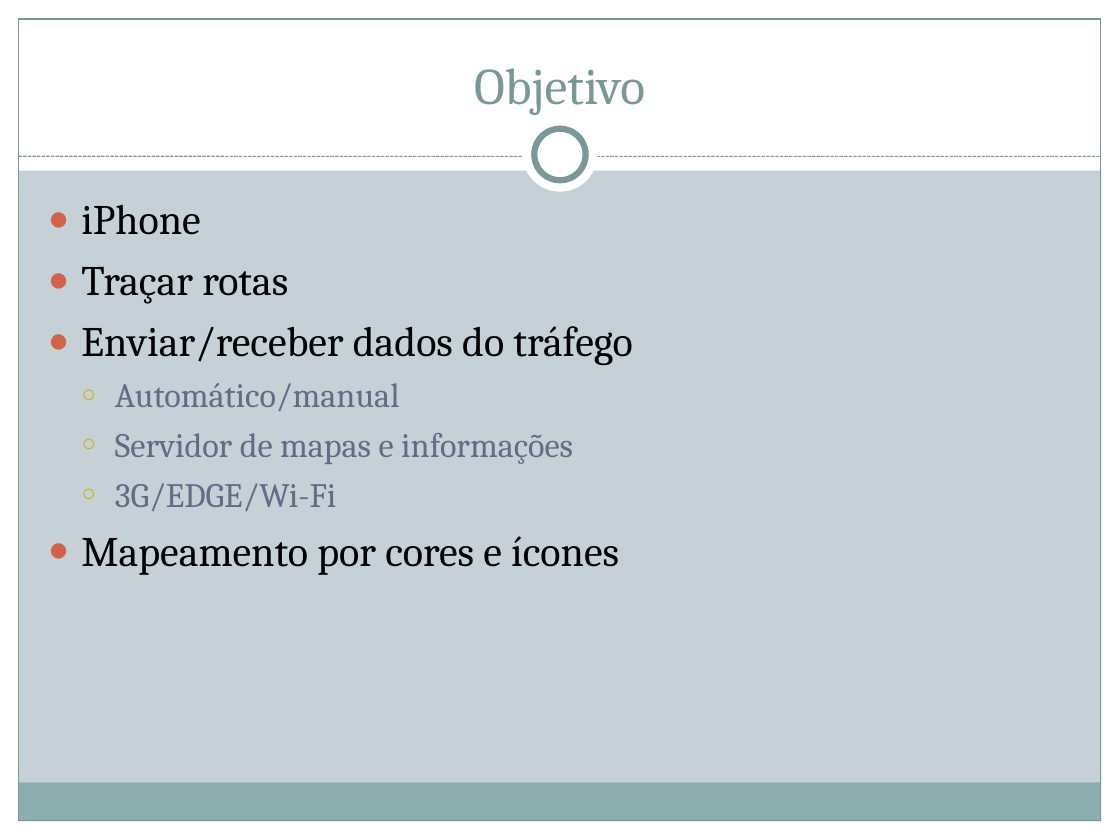
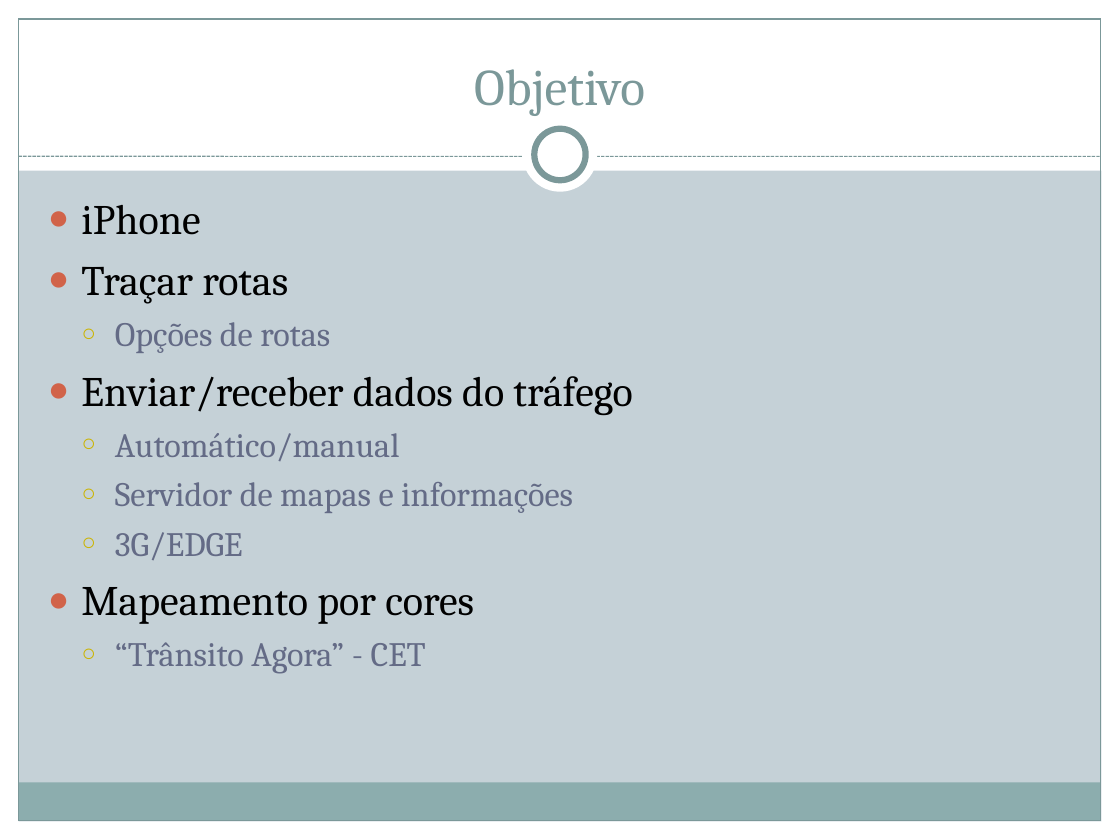
Before and after one commit to mmassaki/tcc-kzsh, a slide deck: slide 5 of presentation/evolution1/presentation.ppt. Drawn at 1120x840 pixels with LibreOffice and Linux fonts; fonts in the diff are those of the drawing. Boxes give left, top, right and bottom in pixels: in the first picture for what was removed or moved away, otherwise in the second. Text is boxed around its words. In the diff, an @@ line names an element or a change of style, - is before the commit and + after.

Commit message:
Updates na apresentacao

```diff
--- a/presentation/evolution1/presentation.ppt
+++ b/presentation/evolution1/presentation.ppt
@@ text at (115,322,330,353): paragraph added @@
+  ○ Opções de rotas
@@ text at (81,532,474,674): text changed; size 27 to 22 pt; text colour #000000 to #646B86 @@
-  ○ 3G/EDGE/Wi-Fi
-● Mapeamento por cores e ícones
+  ○ 3G/EDGE
+● Mapeamento por cores
+  ○ “Trânsito Agora” - CET
```
